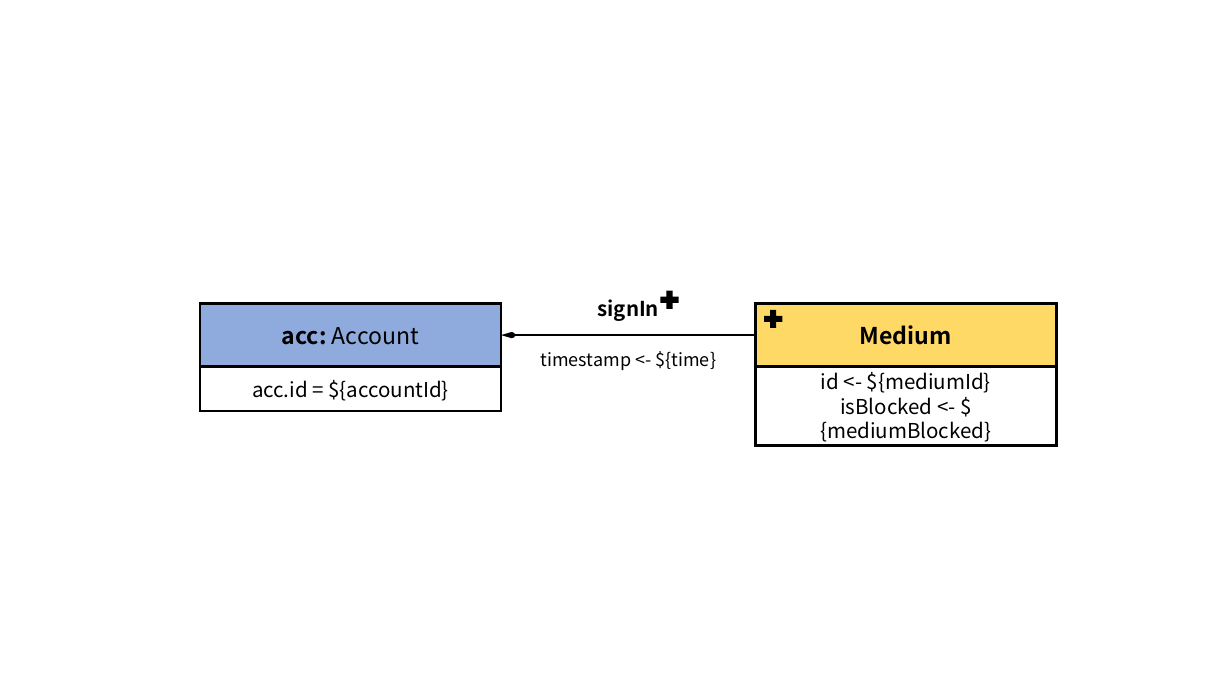
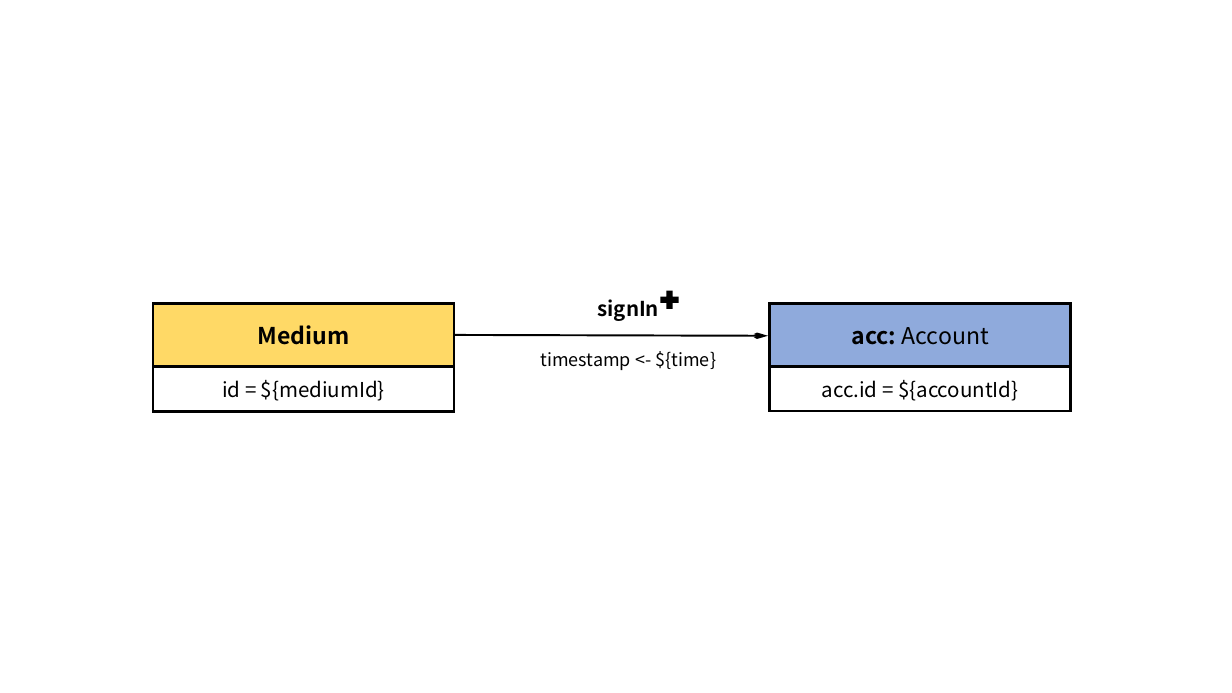
Before and after one commit to ldbc/ldbc_finbench_docs, a slide deck: slide 16 of patterns/transaction-write.pptx (slide 7 before the commit). Drawn at 1232x693 pixels with LibreOffice and Linux fonts; fonts in the diff are those of the drawing. Boxes give left, top, right and bottom in pixels: in the first picture for what was removed or moved away, otherwise in the second. Text is boxed around its words. In the diff, an @@ line names an element or a change of style, - is before the commit and + after.

```diff
--- a/patterns/transaction-write.pptx
+++ b/patterns/transaction-write.pptx
@@ rectangle "Medium": place and size @@
-rectangle "Medium" at (756,304,1057,367)
+rectangle "Medium" at (153,304,455,367)
@@ plus removed at (764,310,783,328) @@
@@ rectangle "acc: Account": place and size @@
-rectangle "acc: Account" at (201,304,502,367)
+rectangle "acc: Account" at (770,304,1071,367)
@@ arrow moved from (501, 335) - (756, 335) to (768, 335) - (454, 335) @@
@@ rectangle "id = ${mediumId}": place and size @@
-rectangle "id = ${mediumId}" at (756,366,1057,445)
+rectangle "id = ${mediumId}" at (153,366,455,411)
@@ text in rectangle at (222,380,385,401): text changed @@
-id <- ${mediumId}
-isBlocked <- ${mediumBlocked}
+id = ${mediumId}
@@ rectangle "acc.id = ${accountId}": place and size @@
-rectangle "acc.id = ${accountId}" at (201,367,502,411)
+rectangle "acc.id = ${accountId}" at (770,367,1071,411)
```
Also in this commit, not shown: 12 other slides changed, 6 slides added, 42 other files.
